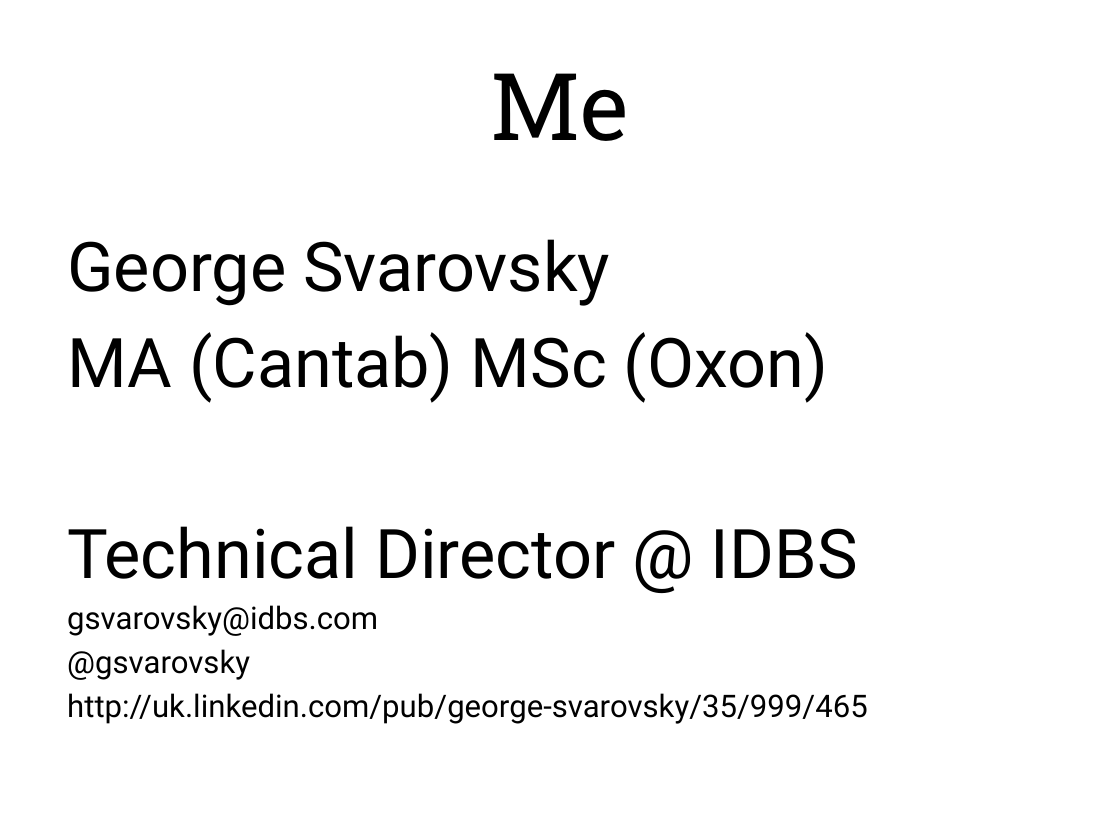
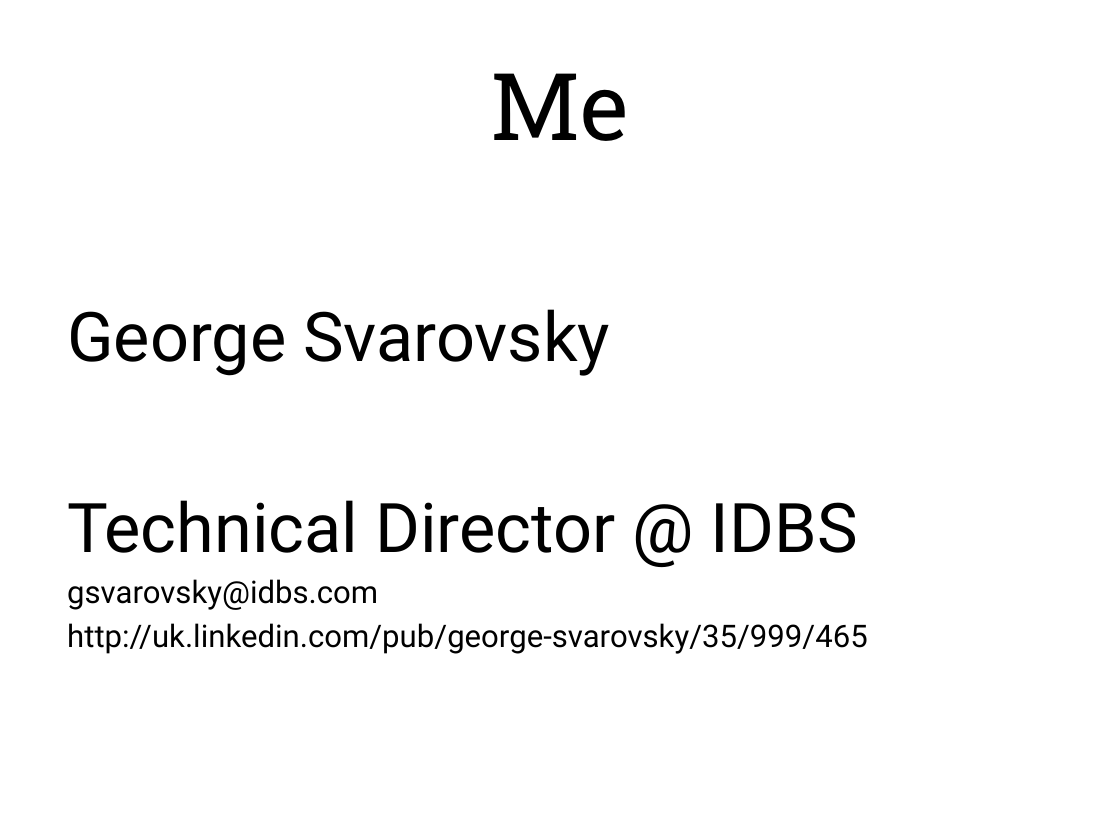
Before and after one commit to paul-sadler-ext/javasizzle, a slide deck: slide 2 of JSizzle-Demo/doc/Modelling in Java.pptx. Drawn at 1120x840 pixels with LibreOffice and Linux fonts; fonts in the diff are those of the drawing. Boxes give left, top, right and bottom in pixels: in the first picture for what was removed or moved away, otherwise in the second. Text is boxed around its words. In the diff, an @@ line names an element or a change of style, - is before the commit and + after.

```diff
--- a/JSizzle-Demo/doc/Modelling in Java.pptx
+++ b/JSizzle-Demo/doc/Modelling in Java.pptx
@@ text at (x1=67, y1=332, x2=828, y2=403): paragraph removed @@
-MA (Cantab) MSc (Oxon)
@@ text at (x1=67, y1=649, x2=250, y2=680): paragraph removed @@
-@gsvarovsky
```
Also in this commit, not shown: 3 other slides changed, 1 slide added, 3 other files.
